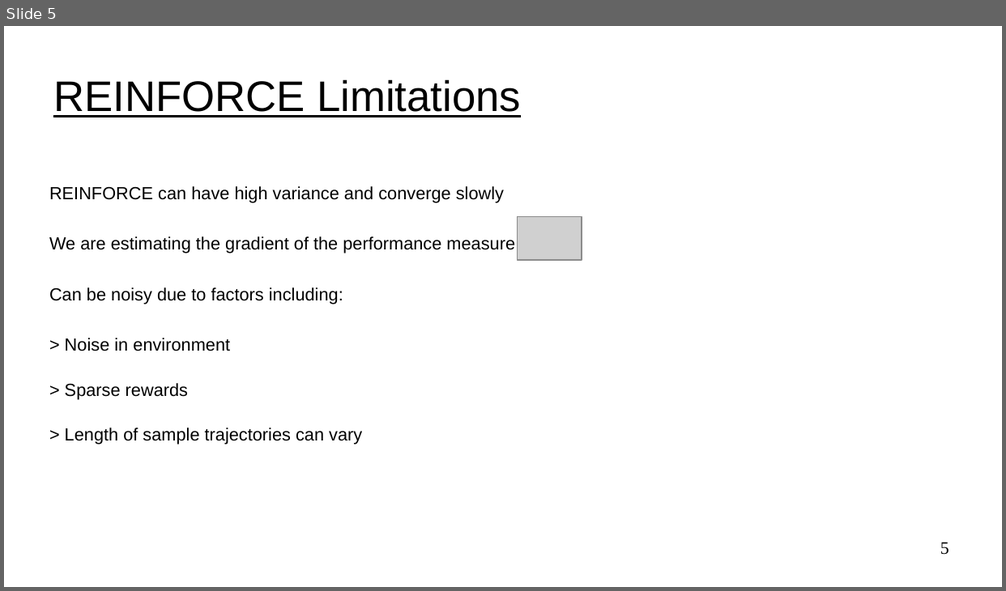
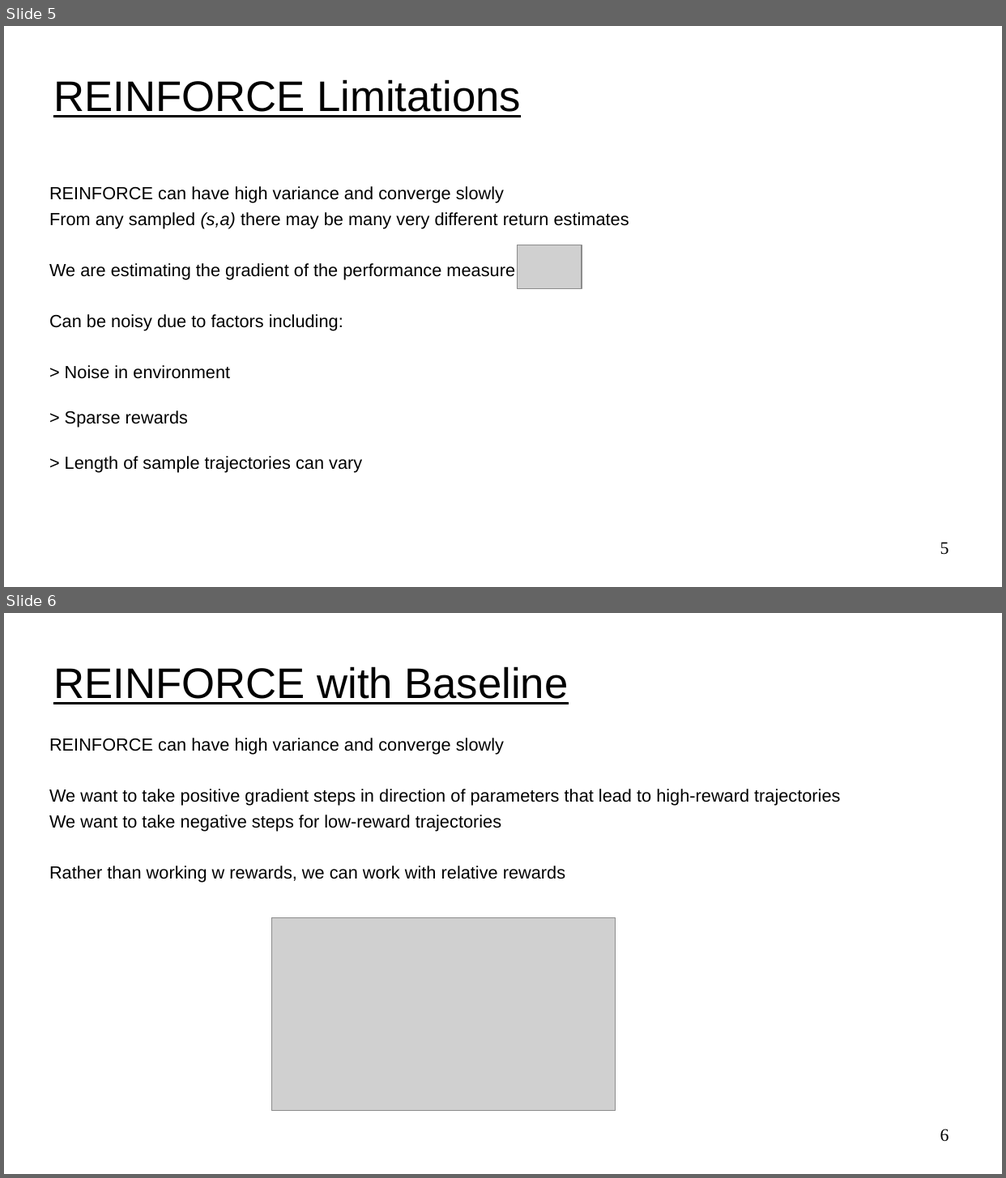
Before and after one commit to UVADS/reinforcement_learning, a slide deck: 08_policy_gradients_extensions/policy_gradients_extensions.ppt. Shown one above the other, each under a label of ours: slide 5 before the commit, slides 5 and 6 after it. The pictures are 1006x591 and 1006x1178 pixels, drawn with LibreOffice and Linux fonts; fonts in the diff are those of the drawing; grey boxes stand for pictures. Boxes give left, top, right and bottom in pixels: in the first picture for what was removed or moved away, otherwise in the second. Text is boxed around its words. In the diff, an @@ line names an element or a change of style, - is before the commit and + after.

Commit message:
added to policy gradient

```diff
--- a/08_policy_gradients_extensions/policy_gradients_extensions.ppt
+++ b/08_policy_gradients_extensions/policy_gradients_extensions.ppt
@@ slide 6 added at box(4, 613, 1002, 1174), background #FFFFFF @@
@@ title added at box(53, 666, 569, 705), 34 pt, text #000000, underline @@
+REINFORCE with Baseline
@@ text added at box(49, 738, 840, 883), 14 pt, text #000000 @@
+REINFORCE can have high variance and converge slowly
+We want to take positive gradient steps in direction of parameters that lead to high-reward trajectories
+We want to take negative steps for low-reward trajectories
+Rather than working w rewards, we can work with relative rewards
@@ picture added at box(272, 918, 616, 1111) @@
@@ page number added at box(940, 1129, 949, 1142), 14 pt, text #000000 @@
+6
@@ slide 5 changed as well @@
@@ text at box(49, 212, 629, 228): paragraph added @@
+From any sampled (s,a) there may be many very different return estimates
@@ picture: place and size @@
-picture at box(518, 216, 582, 259)
+picture at box(518, 246, 582, 288)
```
Also in this commit, not shown: 6 other slides changed, 2 other slides added, 1 other file.
